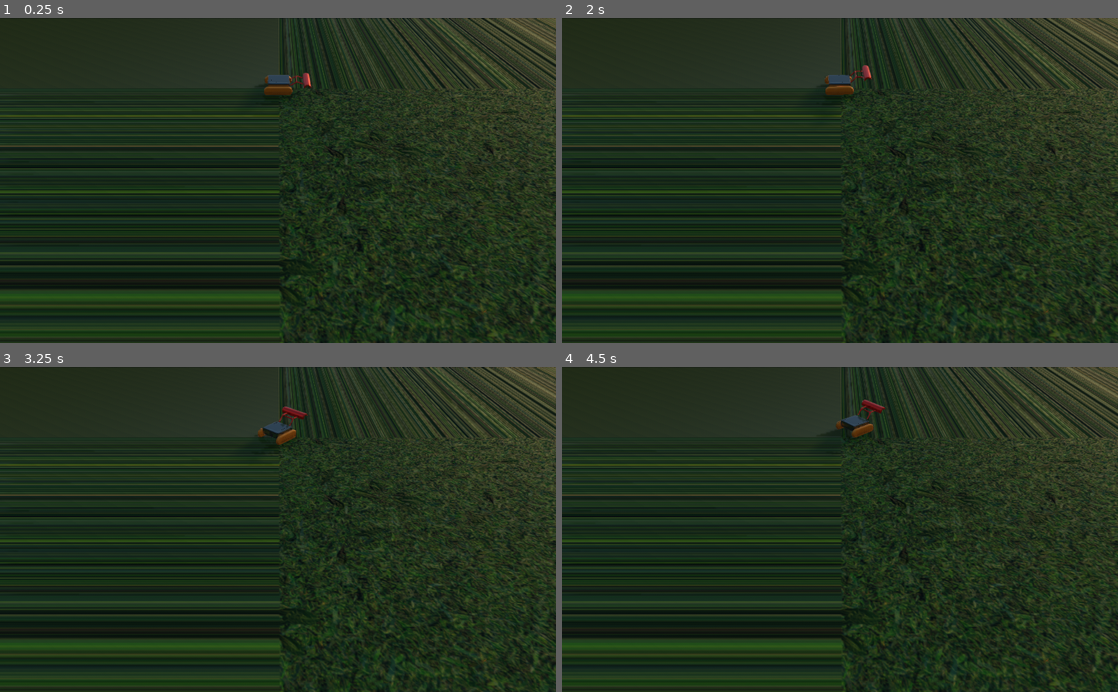
Above: before the commit, frames 1-4 (two rows, left to right).
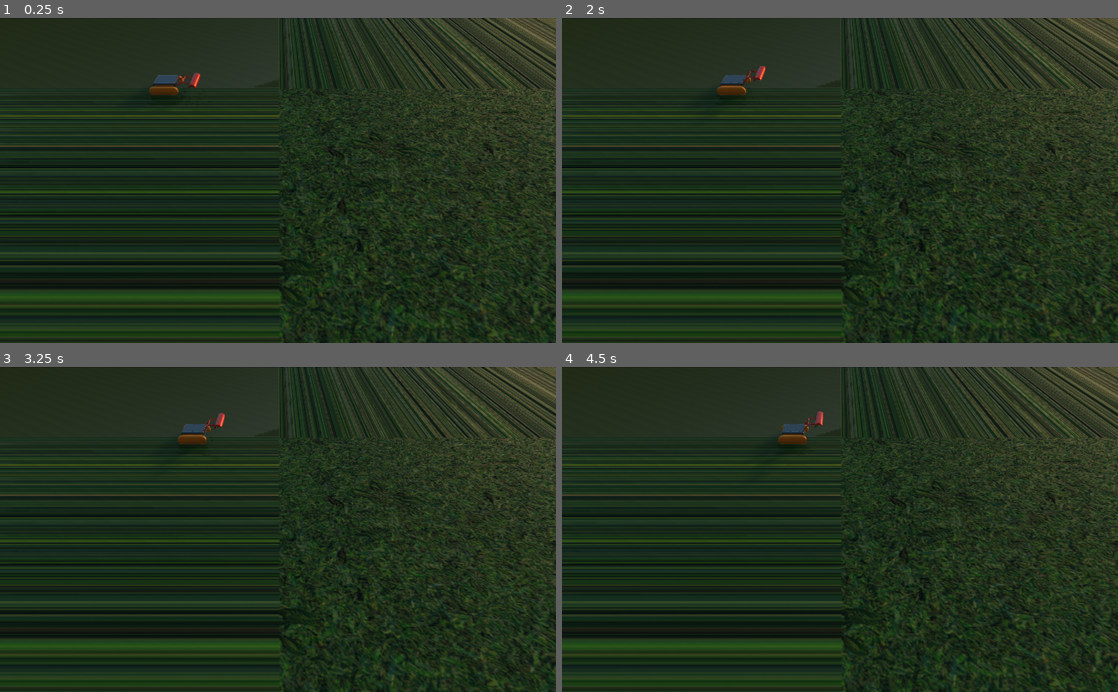
Above: after the commit, the same moments.

Repository: Waaflee/Mobile-Robot-Simulation
Game: Godot game, scene res://Scenes/World.tscn
The game is run twice, just before and just after one commit, with the same random seed, the same clock (stepped at 60 frames per second) and the same inputs.
Inputs:
- Up to frame 1 (0.25 s): no input
- Up to frame 2 (2 s): tap Enter (ui_accept) at 0.5, 0.77, 1.25, 1.52 s; hold Right (ui_right) 0.53-1.28 s; hold Down (ui_down) from 1.28 s (still down)
- Up to frame 3 (3.25 s): release Down (ui_down) at 2.03 s; hold Right (ui_right) 2.03-2.78 s; hold Up (ui_up) from 2.78 s (still down); tap Enter (ui_accept) at 3.02 s
- Up to frame 4 (4.5 s): release Up (ui_up) at 3.53 s; hold Left (ui_left) from 3.53 s (still down); tap Enter (ui_accept) at 3.77 s

The runs differ from the first frame. In frame 1, 0.7% of the frame differs, in the area x 26-56%, y 16-27%; in frame 2, 0.7%; in frame 3, 0.7%, in the area x 28-56%, y 12-31%; in frame 4, 0.7%.

Commit message:
feat: Implemented animation player

Diff:
--- a/Scenes/Robot.tscn
+++ b/Scenes/Robot.tscn
@@ -1,10 +1,27 @@
-[gd_scene load_steps=4 format=2]
+[gd_scene load_steps=5 format=2]
 
 [ext_resource path="res://assets/Robot/Robot.glb" type="PackedScene" id=1]
 [ext_resource path="res://Scenes/Robotvehicle.gd" type="Script" id=2]
 
 [sub_resource type="BoxShape" id=1]
 extents = Vector3( 1, 0.614919, 1 )
+
+[sub_resource type="Animation" id=2]
+resource_name = "Patroll"
+length = 31.0
+loop = true
+tracks/0/type = "value"
+tracks/0/path = NodePath(".:STATE")
+tracks/0/interp = 1
+tracks/0/loop_wrap = true
+tracks/0/imported = false
+tracks/0/enabled = true
+tracks/0/keys = {
+"times": PoolRealArray( 0, 1, 6, 7, 8, 8.5, 14.1, 14.2, 15.5, 16.5, 21.5, 22.5, 24.5, 25.5, 30.5, 30.6 ),
+"transitions": PoolRealArray( 1, 1, 1, 1, 1, 1, 1, 1, 1, 1, 1, 1, 1, 1, 1, 1 ),
+"update": 1,
+"values": [ 0, 1, 1, 0, 0, 3, 3, 0, 0, 1, 1, 0, 0, 4, 4, 0 ]
+}
 
 [node name="Robot" instance=ExtResource( 1 )]
 
@@ -16,11 +33,16 @@
 shape = SubResource( 1 )
 
 [node name="VehicleWheel_Right" type="VehicleWheel" parent="Robotvehicle" index="3"]
-transform = Transform( -4.37114e-08, 0, -1, 0, 1, 0, 1, 0, -4.37114e-08, 0, -0.265463, -1.17976 )
+transform = Transform( -4.37114e-08, 0, -1, 0, 1, 0, 1, 0, -4.37114e-08, 0, -0.265, -1.2 )
 use_as_traction = true
 wheel_radius = 0.51
 
 [node name="VehicleWheel_Left" type="VehicleWheel" parent="Robotvehicle" index="4"]
-transform = Transform( -4.37114e-08, 0, -1, 0, 1, 0, 1, 0, -4.37114e-08, 0, -0.265463, 1.1575 )
+transform = Transform( -4.37114e-08, 0, -1, 0, 1, 0, 1, 0, -4.37114e-08, 0, -0.265, 1.2 )
 use_as_traction = true
 wheel_radius = 0.51
+
+[node name="AnimationPlayer" type="AnimationPlayer" parent="." index="1"]
+root_node = NodePath("../Robotvehicle")
+autoplay = "Patroll"
+anims/Patroll = SubResource( 2 )
--- a/Scenes/Robotvehicle.gd
+++ b/Scenes/Robotvehicle.gd
@@ -2,6 +2,7 @@
 
 ############################################################
 # behaviour values
+export var STATE = 0
 
 export var MAX_ENGINE_FORCE = 200.0
 export var MAX_BRAKE_FORCE = 5.0
@@ -42,6 +43,17 @@
 	elif Input.is_action_pressed("ui_right"):
 		throttle_val = right()
 
+	if STATE == 0:
+		throttle_val = 0.0
+	elif STATE == 1:
+		throttle_val = forward()
+	elif STATE == 2:
+		throttle_val = backwards()
+	elif STATE == 3:
+		throttle_val = left()
+	elif STATE == 4:
+		throttle_val = right()
+
 	engine_force = throttle_val * MAX_ENGINE_FORCE
 	brake = brake_val * MAX_BRAKE_FORCE
 
@@ -61,6 +73,7 @@
 		elevate_shovel(delta)
 	elif Input.is_action_pressed("ui_decline"):
 		descend_shovel(delta)
+
 
 func forward() -> float:
 	$VehicleWheel_Left.use_as_traction = true
--- a/Scenes/World.tscn
+++ b/Scenes/World.tscn
@@ -35,7 +35,7 @@
 shadow_enabled = true
 
 [node name="Robot" parent="." instance=ExtResource( 1 )]
-transform = Transform( 1, 0, 0, 0, 1, 0, 0, 0, 1, 0, 0.423707, 0 )
+transform = Transform( 1, 0, 0, 0, 1, 0, 0, 0, 1, 10.3379, 0.423707, 0 )
 
 [node name="Camera" type="Camera" parent="."]
 transform = Transform( -1, -5.65453e-08, 6.66736e-08, 0, 0.762657, 0.646803, -8.74228e-08, 0.646803, -0.762657, 0.063, 14.574, -30.465 )
